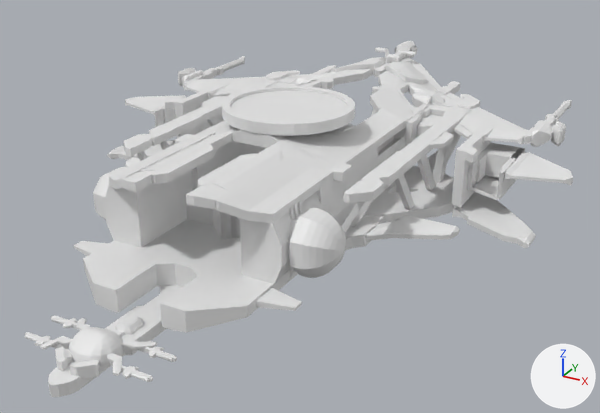
One commit to the Blender file Blender/Mechanical Animation/Ships/Exploration Capital.blend: the scene before it, then after it.
Camera for both pictures: a 50 mm lens placed at (9.28, -15.9, 10.61), pointed at (0.63, -0.16, 2.74). The lights are fixed; the arrows at lower right show +X, +Y and +Z.
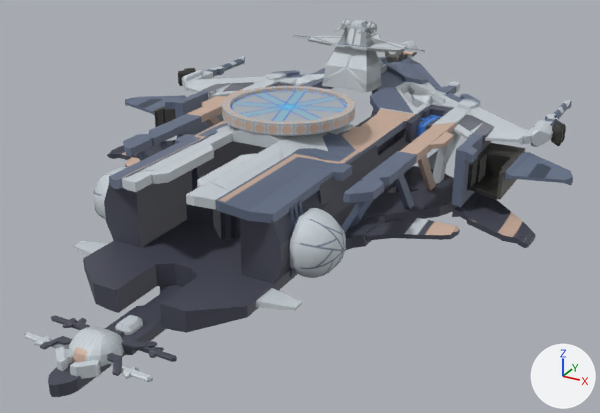
What the commit changed:
Picture 'disk_albedo' (img_disk_albedo) is new.
Picture 'tex_albedo' (img_tex_albedo) is new.
Material 'Material.001' (mat_material_001) is new.
Uses the picture img_disk_albedo.
Material 'Material' (mat_material) is new.
Uses the picture img_tex_albedo.
me_cube_001 is used by ob_cube_001; location (0.0, 0.0, 0.0).
me_cube_001 had 2605 vertices, 2455 faces and spanned x -6.3..0.1, y -7.7..8.1, z 2.0..5.0.
me_cube_001 now has 2732 vertices, 2592 faces and spans x -6.3..0.1, y -7.7..8.1, z 2.0..6.3.
me_cube_001 part 1: a new loose piece, an icosphere of 20 faces spanning x -0.51..-0.21, y 4.09..4.37, z 5.96..6.3, in mat_material.
me_cube_001 part 2: a new loose piece of 144 vertices spanning x -1.9..0.0, y 3.4..5.8, z 4.6..6.3, in mat_material.
me_cube_001 part 3: 38 vertices removed from x -4.9..-4.0, y 1.5..3.4, z 3.2..3.8; 9 vertices added at x -4.7..-4.0, y 1.6..1.8, z 3.2..3.8.
me_cube_001 part 4: 2 vertices moved within x -1.4, y -6.9, z 2.3.
me_cube_001 part 5: 131 kept faces spanning x -3.0..-2.0, y -3.5..-2.2, z 2.6..4.1 are now shaded smooth.
me_cube_001 part 6: 2349 faces spanning x -6.3..0.1, y -7.7..8.1, z 2.0..5.0 switch from no material to mat_material.
me_circle has 128 vertices, 98 faces and spans x -1.55..1.55, y -1.55..1.55, z 0.0..0.26.
me_circle now uses material mat_material_001.

Where the change shows, as pixel boxes [x1, y1, x2, y2] in the pictures (600 x 413 px; the box of a moved part takes in the faces that stretch with it):
'Cube.001', reshaped (6% taller)
    before: [24, 41, 573, 397]
    after: [24, 19, 573, 397]
'Circle', recoloured
    both: [222, 86, 355, 136]
part 1 of me_cube_001, added
    after: [341, 19, 377, 34]
part 2 of me_cube_001, added
    after: [293, 20, 425, 92]
part 3 of me_cube_001, cut back
    before: [154, 109, 525, 196]
    after: [470, 160, 498, 196]
part 4 of me_cube_001, moved or reshaped
    both: [25, 332, 153, 382]
part 5 of me_cube_001, shading changed
    both: [93, 167, 346, 278]
part 6 of me_cube_001, recoloured
    both: [25, 41, 573, 397]
